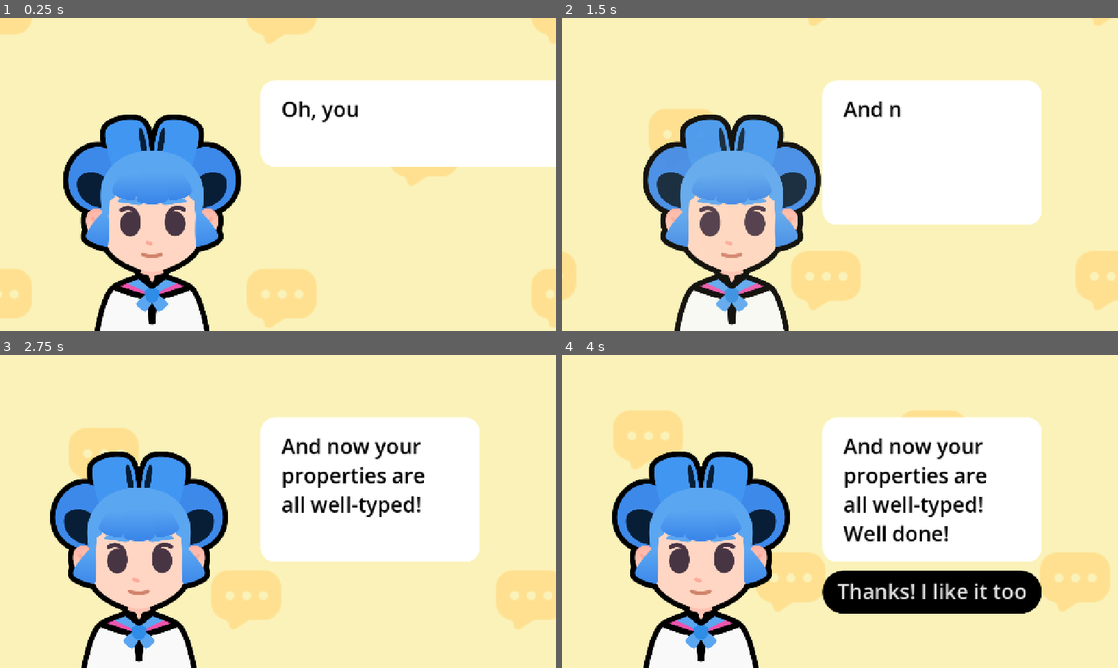
Above: before the commit, frames 1-4 (two rows, left to right).
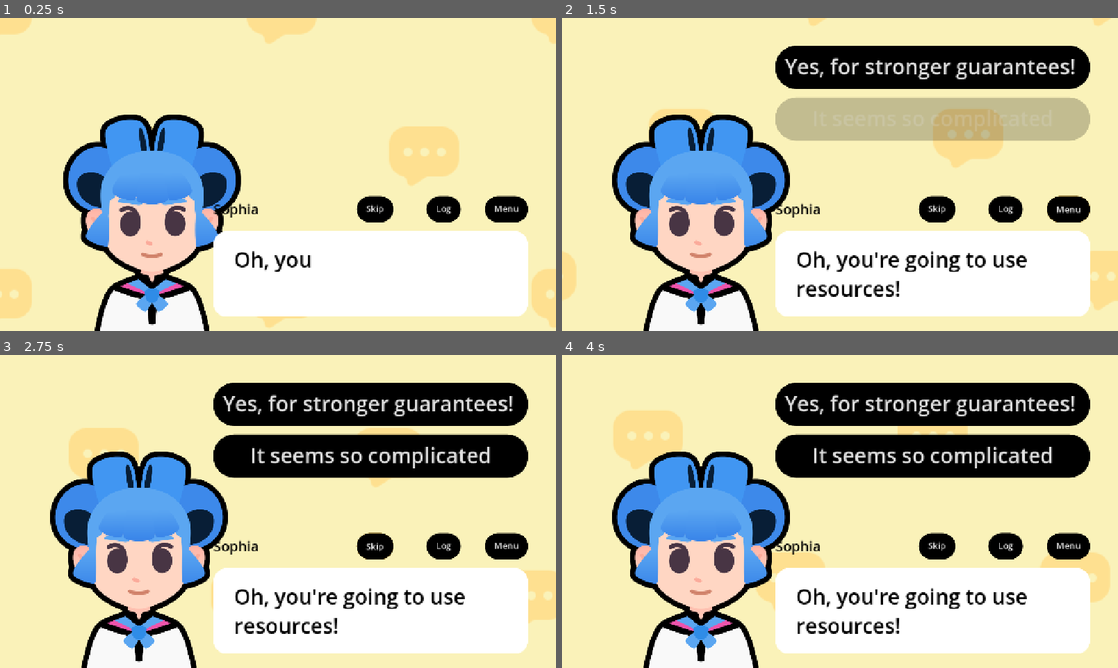
Above: after the commit, the same moments.

Repository: FanMaker777/GameGallery
Game: Godot game, scene res://root/scenes/game/introduce_godot/game/introduce_godot.tscn
Same seed, same stepped clock (60 frames per second), same inputs: the game is played once before the commit and once after it. This scene is started directly instead of the project's main scene. Sound files missing from this copy of the repository are replaced by a short silence.
Inputs (mouse positions are in pixels of both pictures, inside the frame that each line leads up to):
- Up to frame 1 (0.25 s): no input
- Up to frame 2 (1.5 s): click (1006, 208) at 0.5 s, where only the run after the commit has a clickable "Log"; click (1067, 208) at 1.25 s, where only the run after the commit has a clickable "Menu"
- Up to frame 3 (2.75 s): click (372, 545) at 2 s, where only the run after the commit has a clickable "Skip"
- Up to frame 4 (4 s): click (934, 545) at 2.75 s, where only the run after the commit has a clickable "Skip"; tap Enter (ui_accept) at 3.5, 3.77 s; move the mouse to (962, 495) at 3.52 s; hold Right (ui_right) from 3.53 s (still down); hold Shift from 3.53 s (still down); click (962, 495) at 3.67 s

The runs differ from the first frame. In frame 1, 32% of the frame differs, in the area x 38-100%, y 19-96%; in frame 2, 57%, in the area x 9-95%, y 8-100%; in frame 3, 43%; in frame 4, 42%.

Commit message:
ビジュアルノベルの画面構築中

Diff:
--- a/root/autoload/pause_screen/pause_screen.gd
+++ b/root/autoload/pause_screen/pause_screen.gd
@@ -56,6 +56,7 @@
 
 ## ポーズスクリーンの表示を切り替えるメソッド
 func toggle() -> void:
+	Log.info("toggle PauseScreen")
 	# Switch the flag to the opposite value
 	_is_currently_opening = not _is_currently_opening
 
--- /dev/null
+++ b/root/scenes/game/introduce_godot/assets/resource/visual_novel_system.tres
@@ -0,0 +1,6 @@
+[gd_resource type="Theme" format=3 uid="uid://6l7iy2diqvb"]
+
+[resource]
+Button/font_sizes/font_size = 20
+Label/colors/font_color = Color(0, 0, 0, 1)
+Label/font_sizes/font_size = 32
--- a/root/scenes/game/introduce_godot/game/introduce_godot.tscn
+++ b/root/scenes/game/introduce_godot/game/introduce_godot.tscn
@@ -1,14 +1,16 @@
-[gd_scene load_steps=19 format=3 uid="uid://chprvwfixox2y"]
+[gd_scene load_steps=21 format=3 uid="uid://chprvwfixox2y"]
 
 [ext_resource type="Theme" uid="uid://cshg3sgf0xxq" path="res://root/scenes/game/introduce_godot/assets/resource/main_theme.tres" id="1_08vhn"]
 [ext_resource type="Script" uid="uid://c673ndsi3esbr" path="res://root/scenes/game/introduce_godot/game/introduce_godot.gd" id="2_5xoke"]
 [ext_resource type="Script" uid="uid://dei5f1ruqnct7" path="res://root/scenes/game/introduce_godot/assets/resource/dialogue_item.gd" id="3_thdtq"]
-[ext_resource type="Texture2D" uid="uid://lvdxjuogsivg" path="res://root/scenes/game/introduce_godot/assets/resource/sophia.png" id="4_r0kyu"]
+[ext_resource type="Texture2D" uid="uid://lvdxjuogsivg" path="res://root/scenes/game/introduce_godot/assets/image/sophia.png" id="4_r0kyu"]
 [ext_resource type="Script" uid="uid://bpy3o8wl5o11f" path="res://root/scenes/game/introduce_godot/assets/resource/dialogue_choice.gd" id="5_aexc2"]
 [ext_resource type="Texture2D" uid="uid://bghgtvtpjneuw" path="res://root/scenes/game/introduce_godot/assets/image/emotion_regular.png" id="6_6qp8h"]
 [ext_resource type="Shader" uid="uid://dm7717xxg836f" path="res://root/scenes/game/introduce_godot/assets/resource/sliding_background.gdshader" id="7_2qbk6"]
 [ext_resource type="Texture2D" uid="uid://bjugs04tjn2hk" path="res://root/scenes/game/introduce_godot/assets/image/bubble_pattern.png" id="8_04jl8"]
 [ext_resource type="AudioStream" uid="uid://baqa018p2og8r" path="res://root/scenes/game/introduce_godot/assets/sounds/talking_synth.ogg" id="9_lc2ba"]
+[ext_resource type="Theme" uid="uid://6l7iy2diqvb" path="res://root/scenes/game/introduce_godot/assets/resource/visual_novel_system.tres" id="10_50sdc"]
+[ext_resource type="PackedScene" uid="uid://dj6ye05dbiqpi" path="res://root/autoload/pause_screen/pause_screen.tscn" id="10_wo46p"]
 
 [sub_resource type="Resource" id="Resource_xlxck"]
 script = ExtResource("5_aexc2")
@@ -75,6 +77,10 @@
 script = ExtResource("2_5xoke")
 dialogue_items = Array[ExtResource("3_thdtq")]([SubResource("Resource_ujubm"), SubResource("Resource_rjbgl"), SubResource("Resource_gkm7m")])
 
+[node name="AudioStreamPlayer" type="AudioStreamPlayer" parent="."]
+unique_name_in_owner = true
+stream = ExtResource("9_lc2ba")
+
 [node name="Background" type="ColorRect" parent="."]
 material = SubResource("ShaderMaterial_efgpg")
 layout_mode = 1
@@ -108,43 +114,77 @@
 texture = ExtResource("6_6qp8h")
 expand_mode = 1
 stretch_mode = 5
+metadata/_edit_group_ = true
 
-[node name="VBoxContainer" type="VBoxContainer" parent="."]
-clip_contents = true
+[node name="MarginContainer" type="MarginContainer" parent="."]
 layout_mode = 1
 anchors_preset = -1
-anchor_left = 0.75
+anchor_left = 0.425
 anchor_right = 1.0
 anchor_bottom = 1.0
-offset_left = -360.32007
-offset_top = 144.0
-offset_right = -176.0
-offset_bottom = -271.0
-focus_mode = 3
-mouse_filter = 0
+grow_horizontal = 0
+grow_vertical = 2
+theme_override_constants/margin_top = 64
+theme_override_constants/margin_right = 64
+theme_override_constants/margin_bottom = 32
 
-[node name="RichTextLabel" type="RichTextLabel" parent="VBoxContainer"]
+[node name="VBoxContainer" type="VBoxContainer" parent="MarginContainer"]
+clip_contents = true
+layout_mode = 2
+
+[node name="ActionButtonsVBoxContainer" type="VBoxContainer" parent="MarginContainer/VBoxContainer"]
+unique_name_in_owner = true
+layout_mode = 2
+size_flags_vertical = 3
+
+[node name="Button" type="Button" parent="MarginContainer/VBoxContainer/ActionButtonsVBoxContainer"]
+layout_mode = 2
+text = "test"
+
+[node name="Button2" type="Button" parent="MarginContainer/VBoxContainer/ActionButtonsVBoxContainer"]
+layout_mode = 2
+text = "test"
+
+[node name="HBoxContainer" type="HBoxContainer" parent="MarginContainer/VBoxContainer"]
+layout_mode = 2
+size_flags_vertical = 10
+theme = ExtResource("10_50sdc")
+
+[node name="NameLabel" type="Label" parent="MarginContainer/VBoxContainer/HBoxContainer"]
+layout_mode = 2
+size_flags_horizontal = 0
+text = "Sophia"
+
+[node name="Space" type="Control" parent="MarginContainer/VBoxContainer/HBoxContainer"]
+layout_mode = 2
+size_flags_horizontal = 3
+
+[node name="SkipButton" type="Button" parent="MarginContainer/VBoxContainer/HBoxContainer"]
+layout_mode = 2
+size_flags_horizontal = 10
+text = "Skip"
+
+[node name="LogBitton" type="Button" parent="MarginContainer/VBoxContainer/HBoxContainer"]
+layout_mode = 2
+size_flags_horizontal = 10
+text = "Log"
+
+[node name="MenuButton" type="Button" parent="MarginContainer/VBoxContainer/HBoxContainer"]
+layout_mode = 2
+size_flags_horizontal = 10
+text = "Menu"
+
+[node name="RichTextLabel" type="RichTextLabel" parent="MarginContainer/VBoxContainer"]
 unique_name_in_owner = true
 layout_mode = 2
 size_flags_horizontal = 3
-size_flags_vertical = 2
+size_flags_vertical = 10
 bbcode_enabled = true
 text = "Hello World
 "
 fit_content = true
 
-[node name="ActionButtonsVBoxContainer" type="VBoxContainer" parent="VBoxContainer"]
-unique_name_in_owner = true
-layout_mode = 2
+[node name="CanvasLayer" type="CanvasLayer" parent="."]
 
-[node name="Button" type="Button" parent="VBoxContainer/ActionButtonsVBoxContainer"]
-layout_mode = 2
-text = "test"
-
-[node name="Button2" type="Button" parent="VBoxContainer/ActionButtonsVBoxContainer"]
-layout_mode = 2
-text = "test"
-
-[node name="AudioStreamPlayer" type="AudioStreamPlayer" parent="."]
-unique_name_in_owner = true
-stream = ExtResource("9_lc2ba")
+[node name="PauseScreen" parent="CanvasLayer" instance=ExtResource("10_wo46p")]
+visible = false
Renamed: root/scenes/game/introduce_godot/assets/resource/sophia.png -> root/scenes/game/introduce_godot/assets/image/sophia.png
Not shown, changed: root/scenes/game/introduce_godot/assets/image/sophia.png.import
